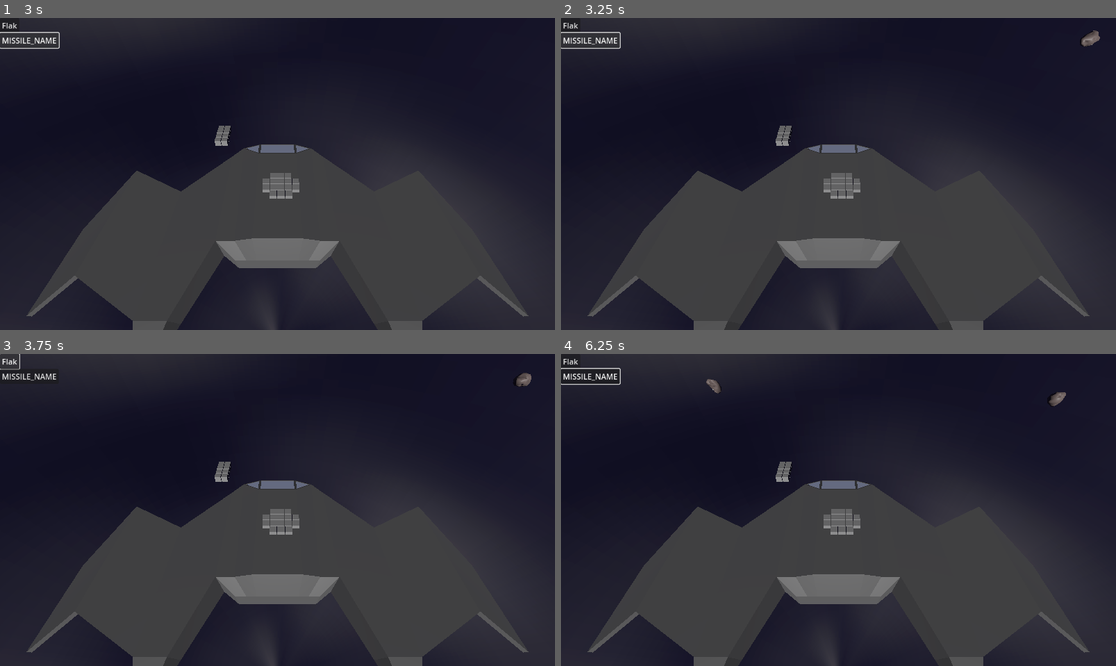
Above: before the commit, frames 1-4 (two rows, left to right).
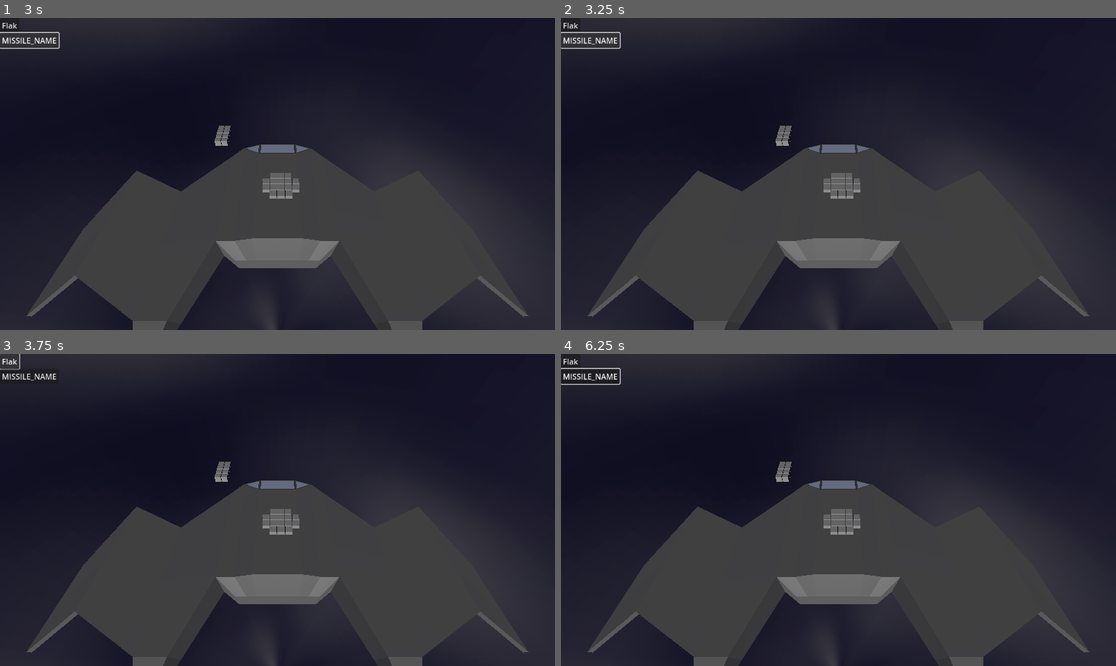
Above: after the commit, the same moments.

Repository: Xwilarg/LudumDare54
Game: Godot game, scene res://Scenes/Main.tscn
The game is run twice, just before and just after one commit, with the same random seed, the same clock (stepped at 60 frames per second) and the same inputs.
Inputs (mouse positions are in pixels of both pictures, inside the frame that each line leads up to):
- Up to frame 1 (3 s): click "Flak" at 0.5 s; click "MISSILE_NAME" at 1.25 s; click "Flak" at 2 s; click "MISSILE_NAME" at 2.75 s
- Up to frame 2 (3.25 s): no input
- Up to frame 3 (3.75 s): click "Flak" at 3.5 s
- Up to frame 4 (6.25 s): click "MISSILE_NAME" at 4.25 s; move the mouse to (960, 494) at 5.02 s; click (960, 494) at 5.17 s; tap Enter at 5.75 s; move the mouse to (727, 525) at 5.77 s; click (727, 525) at 5.92 s

Frame 1 is identical in both runs. In frame 2, 0.1% of the frame differs, in the area x 93-98%, y 4-10%; in frame 3, 0.1%; in frame 4, 0.2%, in the area x 26-91%, y 8-17%.
Error after the commit: Invalid access to property or key '1' on a base object of type 'Dictionary'. (res://Scripts/AsteroidManager.gd:41)

Commit message:
Change type string to full dictionary

Diff:
--- a/Scripts/Asteroid.gd
+++ b/Scripts/Asteroid.gd
@@ -28,6 +28,8 @@
 func set_target(value: Vector3):
 	target = value
 
+func set_type(value: String):
+	type = value
 
 func _on_rigid_body_3d_body_entered(body):
 	explode()
--- a/Scripts/AsteroidManager.gd
+++ b/Scripts/AsteroidManager.gd
@@ -4,7 +4,7 @@
 
 const _prefab_spawner = preload("res://Scenes/AsteroidSpawner.tscn")
 var _default_spawns = []
-var asteroid_types = ["red", "green", "blue"]
+var asteroid_types = {"red": {"material": preload("res://Materials/red.tres")}, "green": {"material": preload("res://Materials/red.tres")}, "blue": {"material": preload("res://Materials/red.tres")}}
 
 const _additional_spawners_timer = 10
 @onready var spawners: Array = []
--- a/Scripts/AsteroidSpawner.gd
+++ b/Scripts/AsteroidSpawner.gd
@@ -43,7 +43,7 @@
 
 	asteroid.position = asteroid_position
 	asteroid.parent = self
-	asteroid.type = asteroid_type
+	asteroid.set_type = asteroid_type
 
 	asteroid.set_target(target)
 
